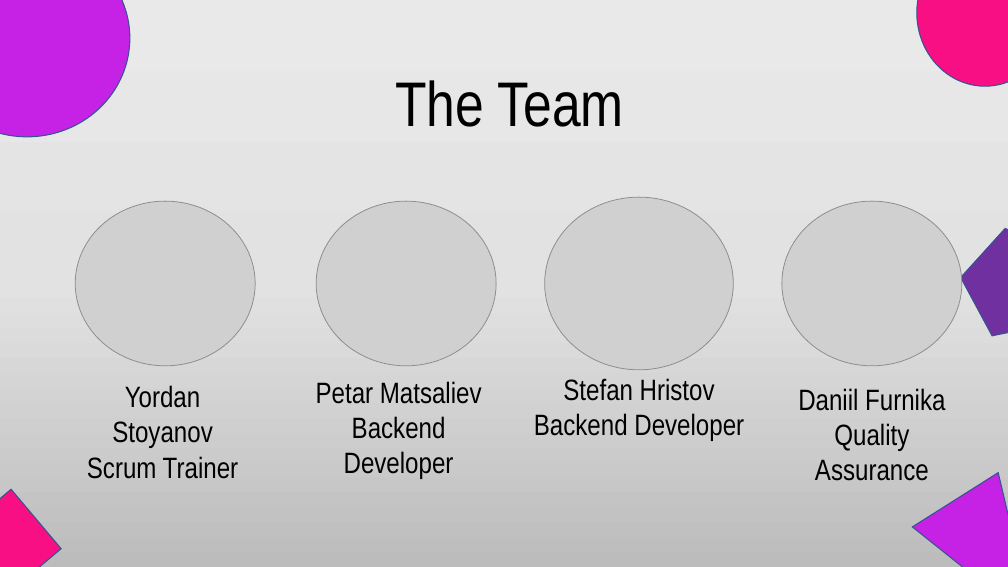
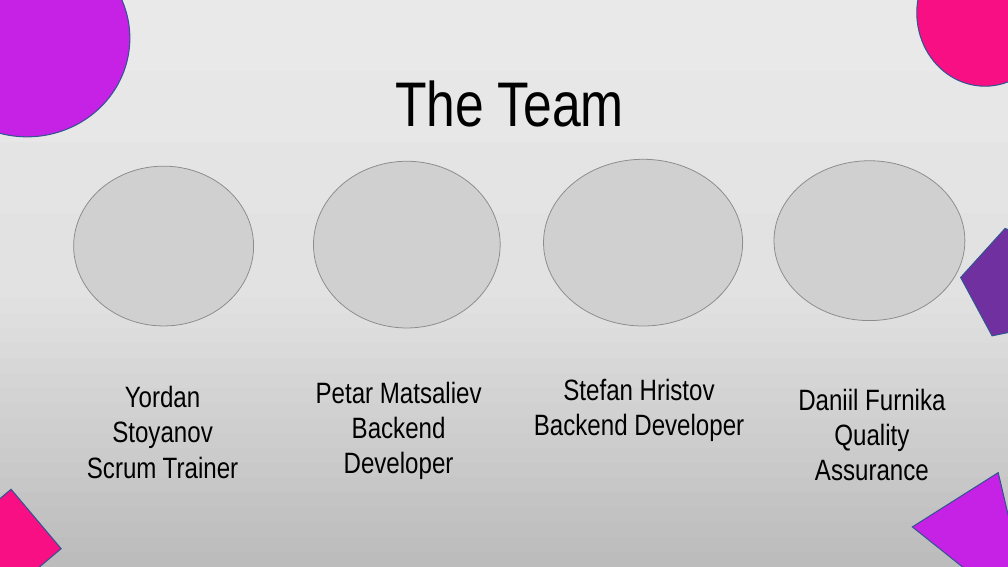
Before and after one commit to YSStoyanov20/magnUS-Snakemen, a slide deck: slide 2 of Documentation/magnUS-Snakemen.pptx. Drawn at 1008x567 pixels with LibreOffice and Linux fonts; fonts in the diff are those of the drawing; grey boxes stand for pictures. Boxes give left, top, right and bottom in pixels: in the first picture for what was removed or moved away, otherwise in the second. Text is boxed around its words. In the diff, an @@ line names an element or a change of style, - is before the commit and + after.

```diff
--- a/Documentation/magnUS-Snakemen.pptx
+++ b/Documentation/magnUS-Snakemen.pptx
@@ picture: place and size @@
-picture at [75,201,255,366]
+picture at [73,166,253,326]
@@ picture: place and size @@
-picture at [316,201,496,366]
+picture at [314,161,501,328]
@@ picture: place and size @@
-picture at [544,197,734,370]
+picture at [544,160,743,327]
@@ picture at [774,161,965,321]: rotation 0 to 90 degrees @@
```
Also in this commit, not shown: 1 other file.
